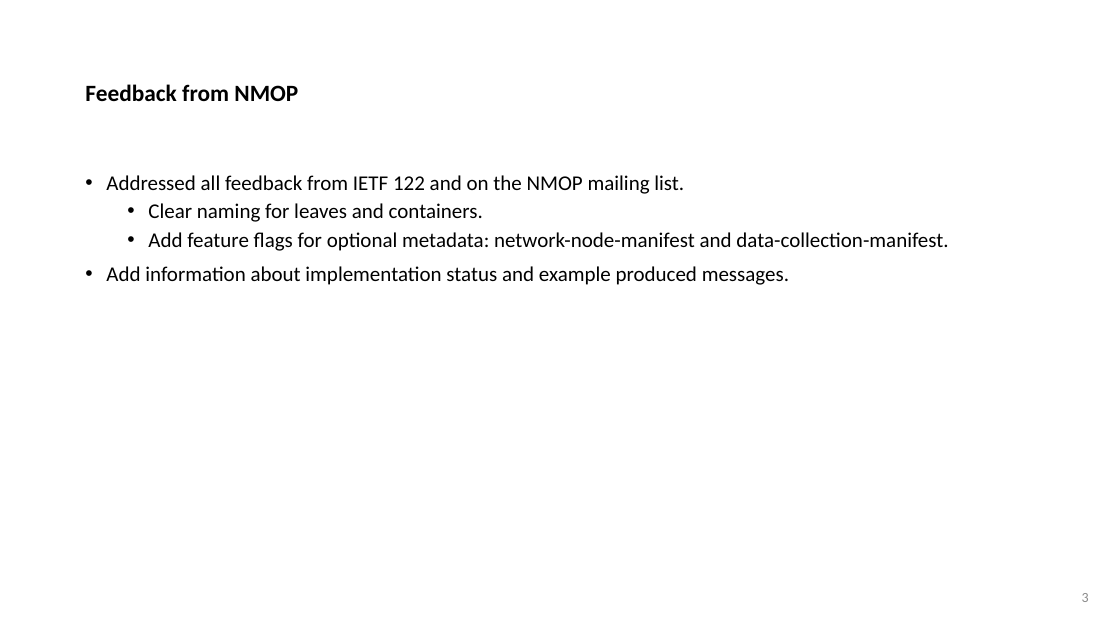
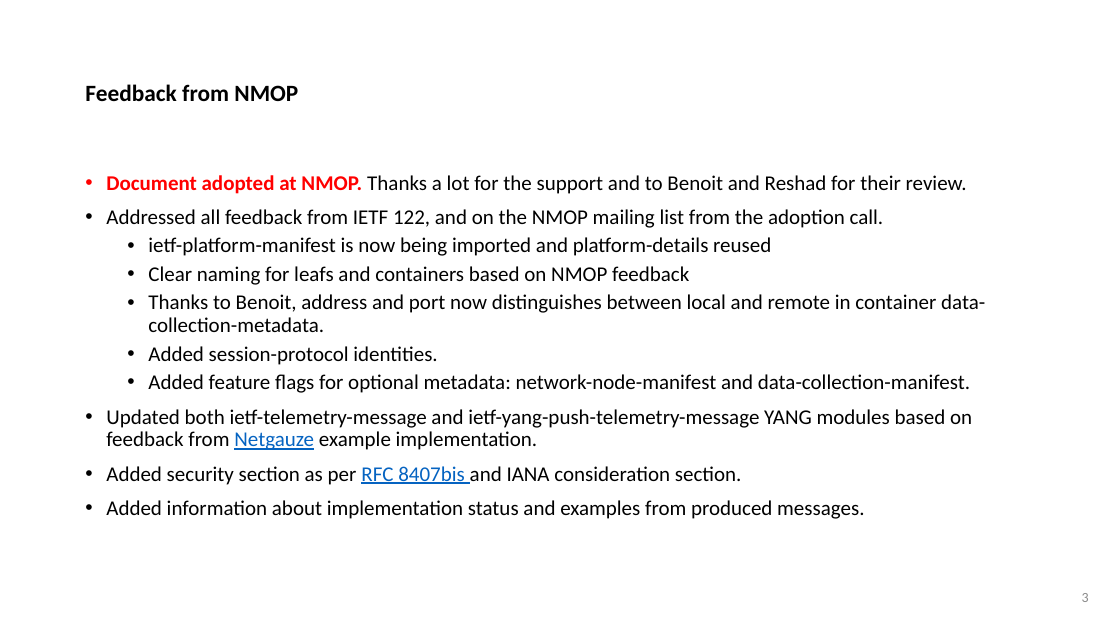
Before and after one commit to network-analytics/ietf-network-analytics-document-status, a slide deck: slide 3 of 123/NMOP/draft-ietf-nmop-message-broker-telemetry-message.pptx. Drawn at 1120x630 pixels with LibreOffice and Linux fonts; fonts in the diff are those of the drawing. Boxes give left, top, right and bottom in pixels: in the first picture for what was removed or moved away, otherwise in the second. Text is boxed around its words. In the diff, an @@ line names an element or a change of style, - is before the commit and + after.

```diff
--- a/123/NMOP/draft-ietf-nmop-message-broker-telemetry-message.pptx
+++ b/123/NMOP/draft-ietf-nmop-message-broker-telemetry-message.pptx
@@ text at [106,175,985,519]: text changed @@
-• Addressed all feedback from IETF 122 and on the NMOP mailing list.
-  • Clear naming for leaves and containers.
-  • Add feature flags for optional metadata: network-node-manifest and data-collection-manifest.
-• Add information about implementation status and example produced messages.
+• Document adopted at NMOP. Thanks a lot for the support and to Benoit and Reshad for their review.
+• Addressed all feedback from IETF 122, and on the NMOP mailing list from the adoption call.
+  • ietf-platform-manifest is now being imported and platform-details reused
+  • Clear naming for leafs and containers based on NMOP feedback
+  • Thanks to Benoit, address and port now distinguishes between local and remote in container data-collection-metadata.
+  • Added session-protocol identities.
+  • Added feature flags for optional metadata: network-node-manifest and data-collection-manifest.
+• Updated both ietf-telemetry-message and ietf-yang-push-telemetry-message YANG modules based on feedback from Netgauze example implementation.
+• Added security section as per RFC 8407bis and IANA consideration section.
+• Added information about implementation status and examples from produced messages.
```
Also in this commit, not shown: 4 other slides changed, 1 slide added, 1 slide removed, 1 other file.
